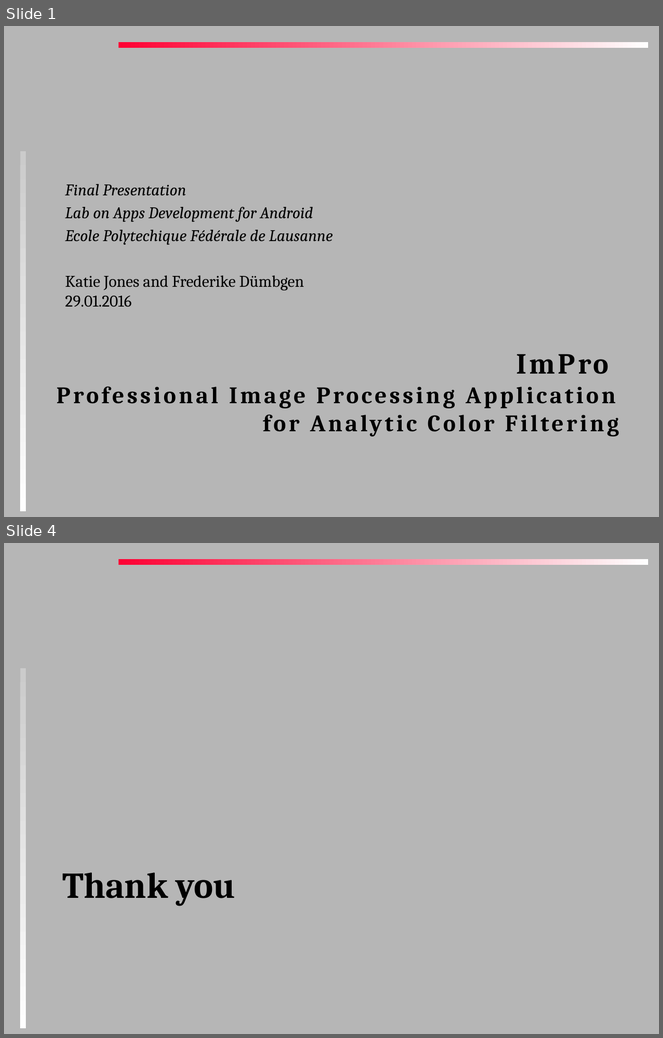
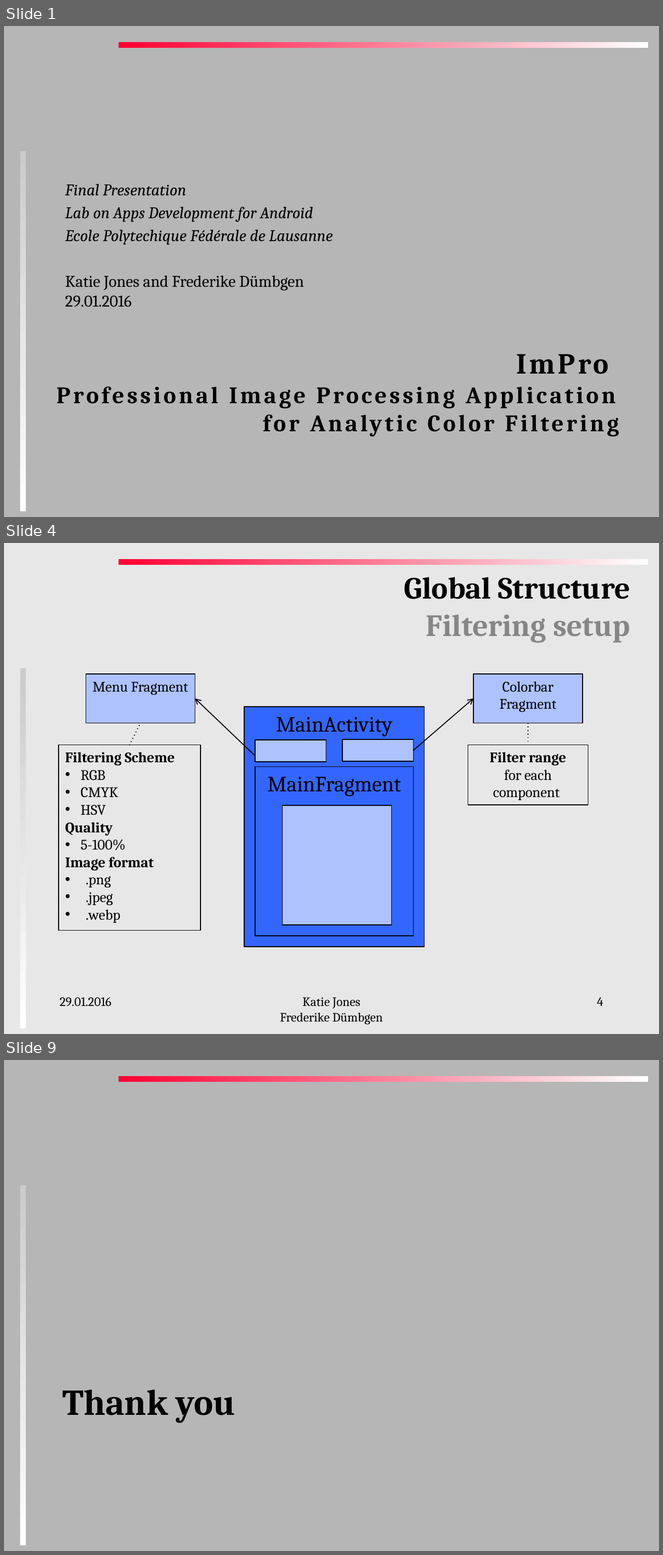
Before and after one commit to katie-jones/impro, a slide deck: FinalPresentation.pptx. Shown one above the other, each under a label of ours: slides 1 and 4 before the commit, slides 1, 4 and 9 after it; the slides between them are not shown. The pictures are 663x1038 and 663x1555 pixels, drawn with LibreOffice and Linux fonts; fonts in the diff are those of the drawing. Boxes give left, top, right and bottom in pixels: in the first picture for what was removed or moved away, otherwise in the second. Text is boxed around its words. In the diff, an @@ line names an element or a change of style, - is before the commit and + after.

```diff
--- a/FinalPresentation.pptx
+++ b/FinalPresentation.pptx
@@ slide 4 added at <box>4,543,659,1034</box>, background #E7E7E7; not listed: 2 template elements that a slide beside it also shows @@
@@ title added at <box>404,577,631,643</box>, 34 pt, text #000000, bold @@
+Global Structure
+Filtering setup
@@ rectangle added at <box>86,674,195,723</box>, fill #ADC2FF, outline #000000 1 pt, 16 pt, text #000000 @@
+Menu Fragment
@@ rectangle added at <box>474,674,583,723</box>, fill #ADC2FF, outline #000000 1 pt, 16 pt, text #000000 @@
+Colorbar
+Fragment
@@ arrow added from (255, 756) to (195, 699), #000000 1 pt @@
@@ rectangle added at <box>244,707,425,947</box>, fill #3366FF, outline #000000 1 pt, 24 pt, text #000000 @@
+MainActivity
@@ arrow added from (414, 750) to (474, 699), #000000 1 pt @@
@@ line added from (130, 745) to (140, 723), #000000 1 pt dashed @@
@@ line added from (528, 745) to (528, 723), #000000 1 pt dashed @@
@@ rectangle added at <box>59,745,201,930</box>, outline #000000 1 pt, 16 pt, text #000000, bold @@
+Filtering Scheme
+• RGB
+• CMYK
+• HSV
+Quality
+• 5-100%
+Image format
+• .png
+• .jpeg
+• .webp
@@ rectangle added at <box>255,740,326,762</box>, fill #ADC2FF, outline #000000 1 pt @@
@@ rectangle added at <box>343,740,414,761</box>, fill #ADC2FF, outline #000000 1 pt @@
@@ rectangle added at <box>468,745,588,805</box>, outline #000000 1 pt, 16 pt, text #000000 @@
+Filter range
+for each component
@@ rectangle added at <box>255,767,414,936</box>, fill #3366FF, outline #000000 1 pt, 24 pt, text #000000 @@
+MainFragment
@@ rectangle added at <box>283,806,392,926</box>, fill #ADC2FF, outline #000000 1 pt @@
@@ text added at <box>60,997,112,1006</box>, 14 pt, text #000000 @@
+29.01.2016
@@ text added at <box>280,997,383,1025</box>, 14 pt, text #000000 @@
+Katie Jones
+Frederike Dümbgen
@@ page number added at <box>597,997,604,1006</box>, 14 pt, text #000000 @@
+4
@@ what was slide 4 is now slide 9 @@
```
Also in this commit, not shown: 2 slides changed, 4 other slides added, 18 other files.
